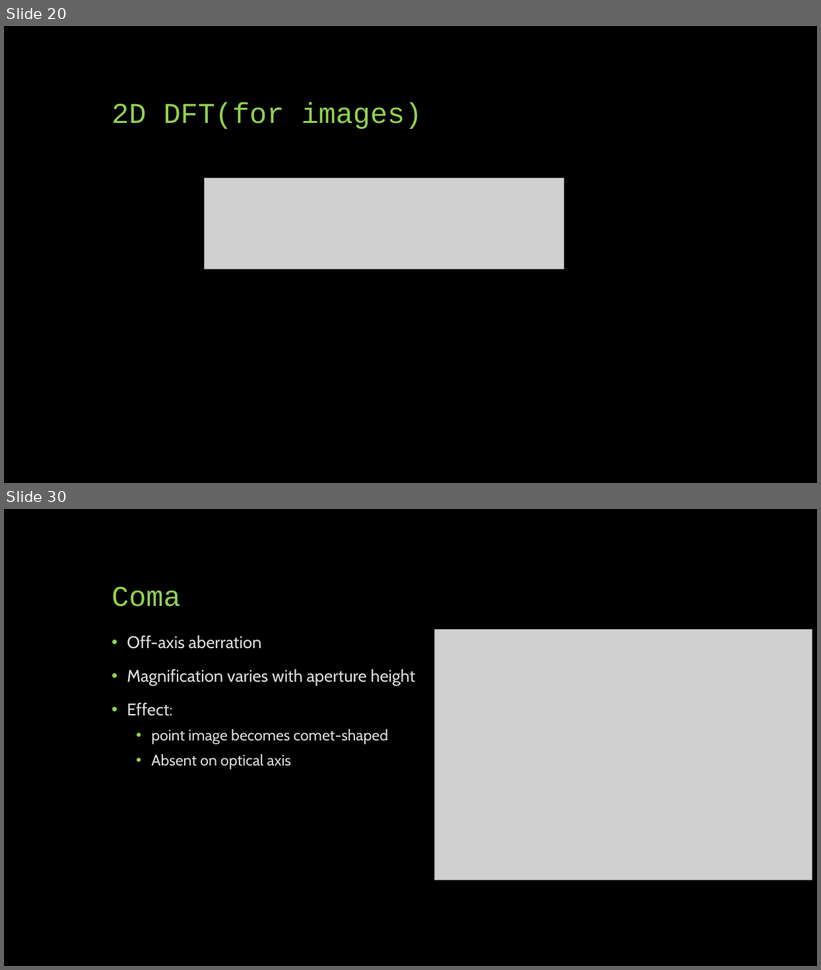
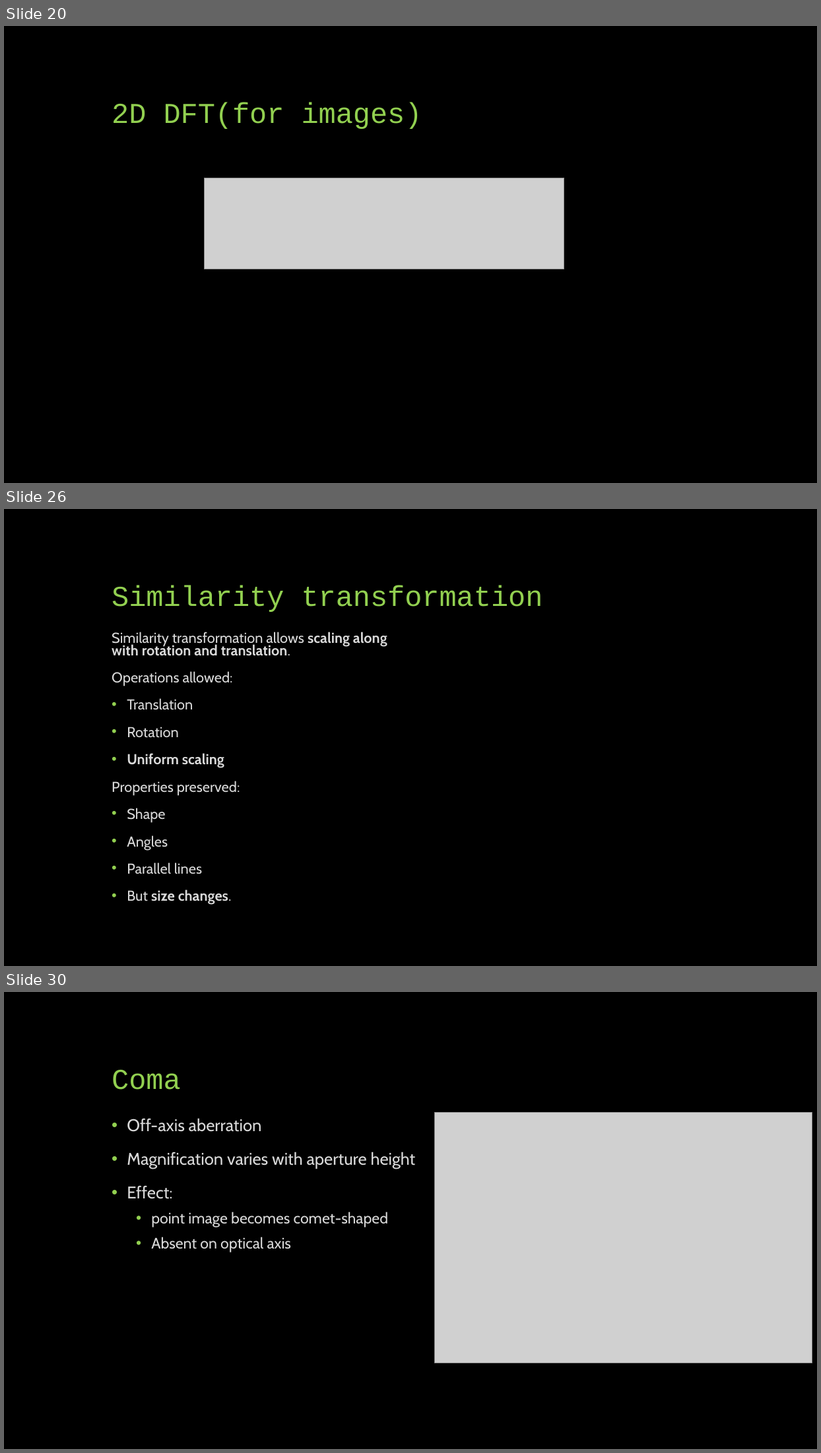
Before and after one commit to SreejithRajan-Lab/Computer-Vision, a slide deck: Presentations/Computer Vision – Module 2.pptx. Shown one above the other, each under a label of ours: slides 20 and 30 before the commit, slides 20, 26 and 30 after it; the slides between them are not shown. The pictures are 821x970 and 821x1453 pixels, drawn with LibreOffice and Linux fonts; fonts in the diff are those of the drawing; grey boxes stand for pictures. Boxes give left, top, right and bottom in pixels: in the first picture for what was removed or moved away, otherwise in the second. Text is boxed around its words. In the diff, an @@ line names an element or a change of style, - is before the commit and + after.

```diff
--- a/Presentations/Computer Vision – Module 2.pptx
+++ b/Presentations/Computer Vision – Module 2.pptx
@@ slide 26 added at (4,509,817,966), background #000000 @@
@@ title added at (112,585,543,612), 34 pt, text #92D050 @@
+Similarity transformation
@@ text added at (112,632,387,905), 17 pt, text #D9D9D9 @@
+Similarity transformation allows scaling along with rotation and translation.
+Operations allowed:
+• Translation
+• Rotation
+• Uniform scaling
+Properties preserved:
+• Shape
+• Angles
+• Parallel lines
+• But size changes.
```
Also in this commit, not shown: 8 other slides added, 9 slides removed, 1 other file.
